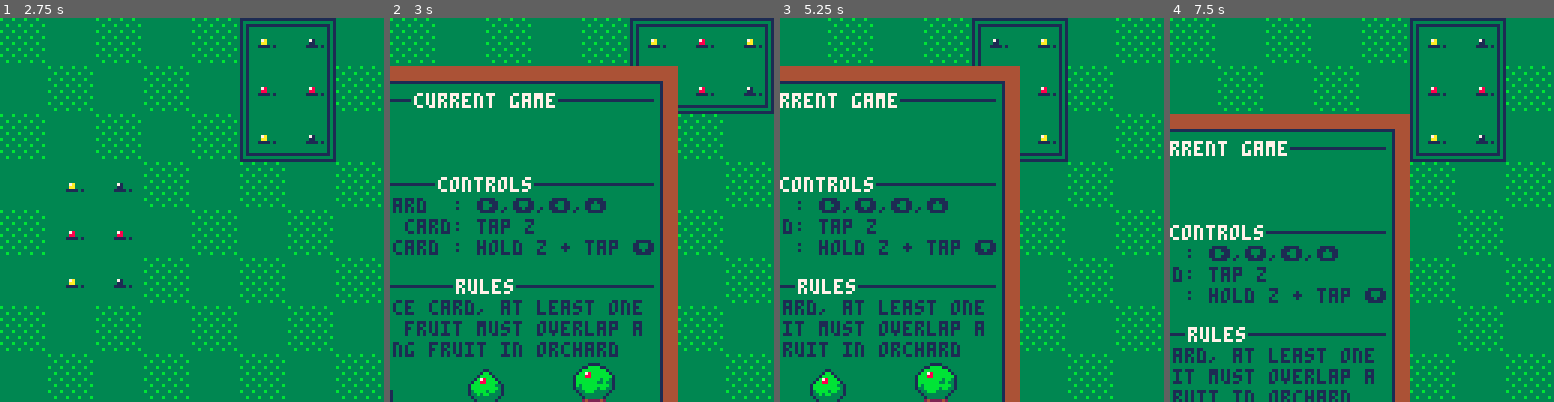
Above: before the commit, frames 1-4 (left to right).
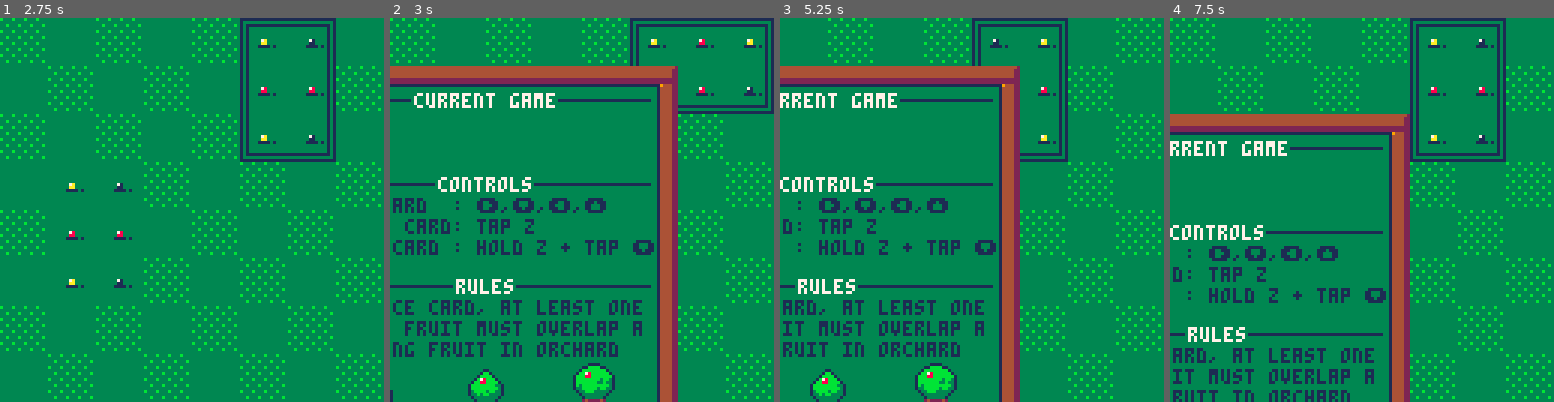
Above: after the commit, the same moments.

Repository: shen-sat/orchard
Game: PICO-8 cartridge game.p8
Two runs of this game, one before a commit and one after it. Both use one fixed random seed, a clock stepped at 60 frames per second and the inputs below.
Inputs:
- Up to frame 1 (2.75 s): tap X (X key) at 0.33, 1.07, 1.85 s; tap O (Z key) at 0.7, 1.7, 2.1, 2.5 s; hold Right 1.6-2.1 s; hold Up 2.15-2.42 s; hold Right from 2.47 s (still down)
- Up to frame 2 (3 s): keep holding Right; tap O (Z key) at 2.9 s; tap X (X key) at 2.97 s
- Up to frame 3 (5.25 s): release Right at 3.03 s; hold Left 3.08-3.58 s; tap O (Z key) every 0.4 s from 3.3 to 4.9 s; hold Down 3.63-3.97 s; hold Right 4.02-4.68 s; tap X (X key) at 4.08, 5.2 s; hold Up 4.73-5.03 s; hold Left from 5.08 s (still down)
- Up to frame 4 (7.5 s): tap O (Z key) every 0.4 s from 5.3 to 7.3 s; release Left at 5.68 s; hold Down 5.73-6.03 s; hold Right 6.08-6.58 s; tap X (X key) at 6.32, 7.43 s; hold Right 6.63-7.13 s; hold Up 7.18-7.45 s

Frame 1 is identical in both runs. In frame 2, 4.4% of the frame differs, in the area x 0-75%, y 12-100%; in frame 3, 4.1%; in frame 4, 3.7%.

Commit message:
Pause screen: fix border width, and border details

Diff:
--- a/game.p8
+++ b/game.p8
@@ -38,7 +38,7 @@
     text_color = 1,
     title_color = 7,
     left_margin = 9,
-    right_margin = 128 - 9,
+    right_margin = 128 - 10,
     x1 = function(self)
       return calculate_x1(self.x0,self.width)
     end,
@@ -64,9 +64,31 @@
       end
     end,
     draw = function(self)
+      --brown fill
       rectfill(self.x0,self.y0,self:x1(),self:y1(),4)
-      rectfill(self.x0 + 5,self.y0 + 5,self:x1() - 5,self:y1() - 5,1)
-      rectfill(self.x0 + 6,self.y0 + 6,self:x1() - 6,self:y1() - 6,self.col)
+      --blue fill
+      rectfill(self.x0 + 6,self.y0 + 6,self:x1() - 6,self:y1() - 6,1)
+      --green fill
+      rectfill(self.x0 + 7,self.y0 + 7,self:x1() - 7,self:y1() - 7,self.col)
+
+      --top details
+      rectfill(0,0,1,1,9)
+      line(1,4,127,4,2)
+      line(0,5,127,5,2)
+      --left details
+      line(0,6,5,6,2)
+      pset(0,7,9)
+      line(4,7,4,self:y1() - 6,2)
+      line(5,7,5,self:y1() - 6,2)
+      --bottom details
+      rectfill(0,self:y1() - 5,1,self:y1() - 4,9)
+      line(1,126,127,126,2)
+      line(0,127,127,127,2)
+      line(126,123,126,127,2)
+      --right border
+      pset(self:x1() - 5,self.y0 + 6,9)
+      line(126,1,126,self:y1() - 6,2)
+      line(127,0,127,127,2)
 
       local text_color = 1
       local title_color = 7
